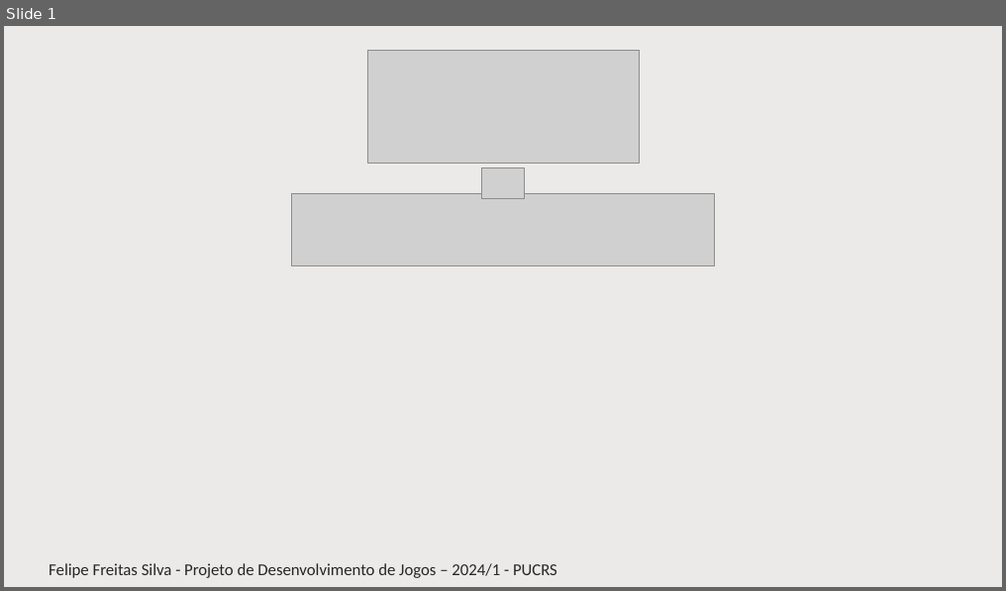
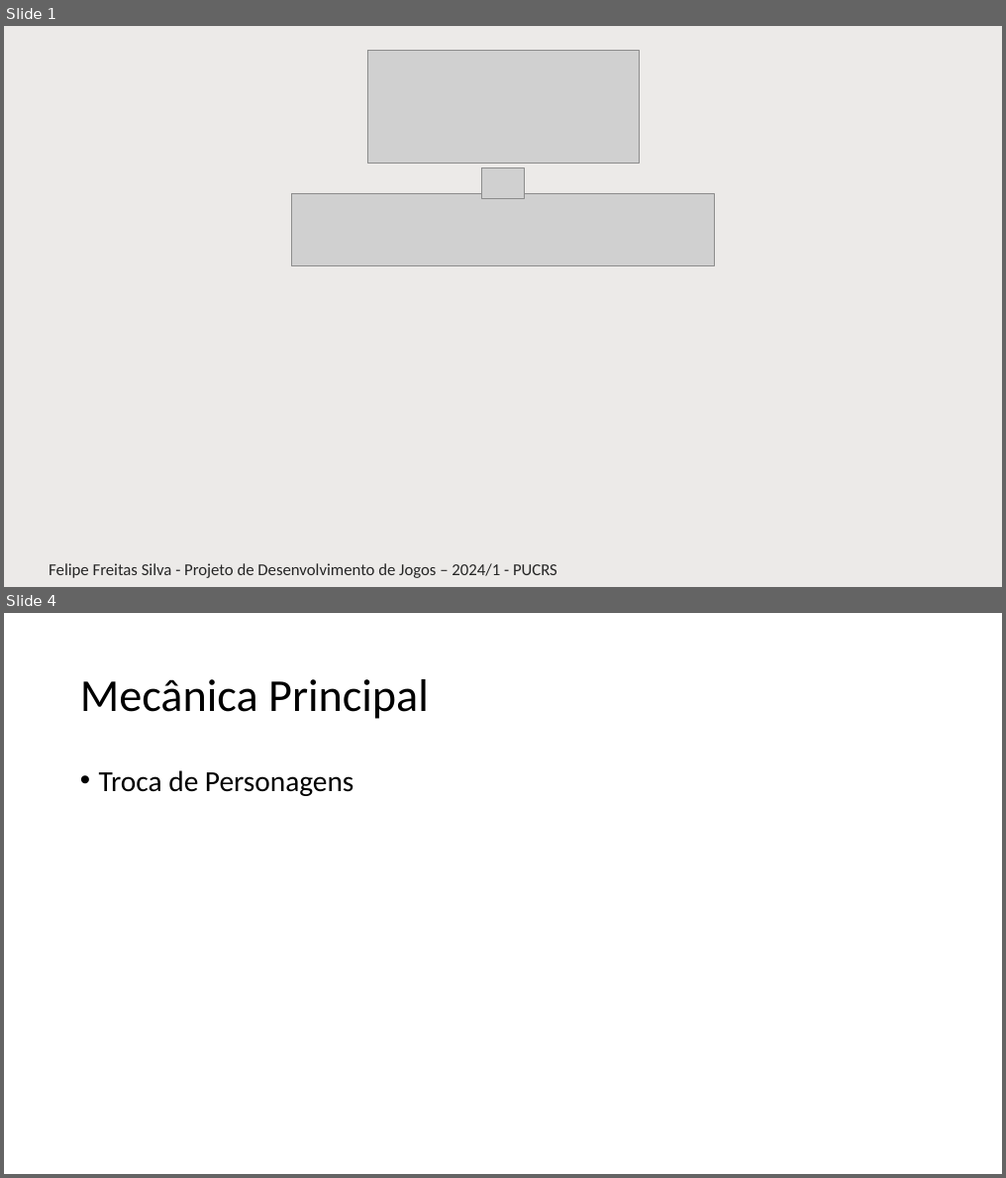
Before and after one commit to EngenhariaSoftwarePUCRS/Projeto_de_Desenvolvimento_de_Jogos, a slide deck: Trabalho/Parte1_Pitch/Pitch__Fuga_dos_Pets__Felipe_Freitas_Silva.pptx. Shown one above the other, each under a label of ours: slide 1 before the commit, slides 1 and 4 after it; the slides between them are not shown. The pictures are 1006x591 and 1006x1178 pixels, drawn with LibreOffice and Linux fonts; fonts in the diff are those of the drawing; grey boxes stand for pictures; background and template pictures are left out. Boxes give left, top, right and bottom in pixels: in the first picture for what was removed or moved away, otherwise in the second. Text is boxed around its words. In the diff, an @@ line names an element or a change of style, - is before the commit and + after.

```diff
--- a/Trabalho/Parte1_Pitch/Pitch__Fuga_dos_Pets__Felipe_Freitas_Silva.pptx
+++ b/Trabalho/Parte1_Pitch/Pitch__Fuga_dos_Pets__Felipe_Freitas_Silva.pptx
@@ slide 4 added at [4, 613, 1002, 1174], background #FFFFFF @@
@@ title added at [80, 679, 429, 719], 44 pt, text #000000 @@
+Mecânica Principal
@@ text added at [99, 770, 353, 796], 28 pt, text #000000 @@
+• Troca de Personagens
```
Also in this commit, not shown: 18 other slides added.
